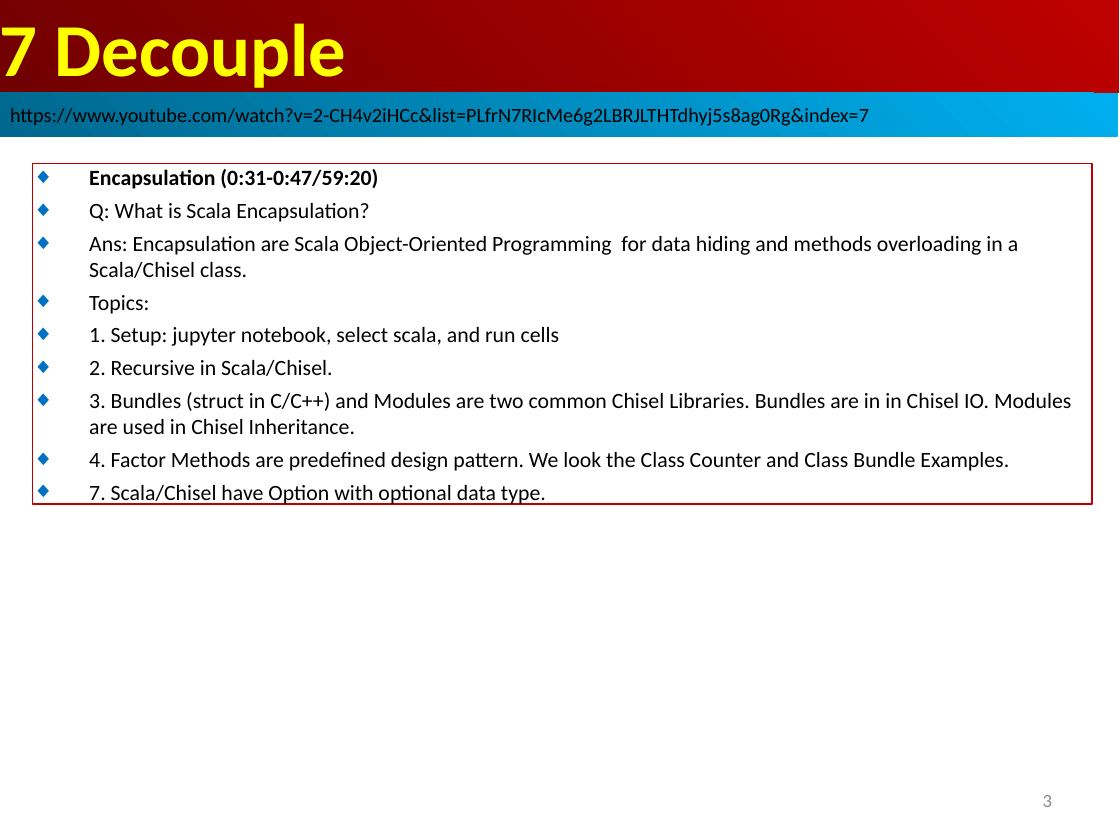
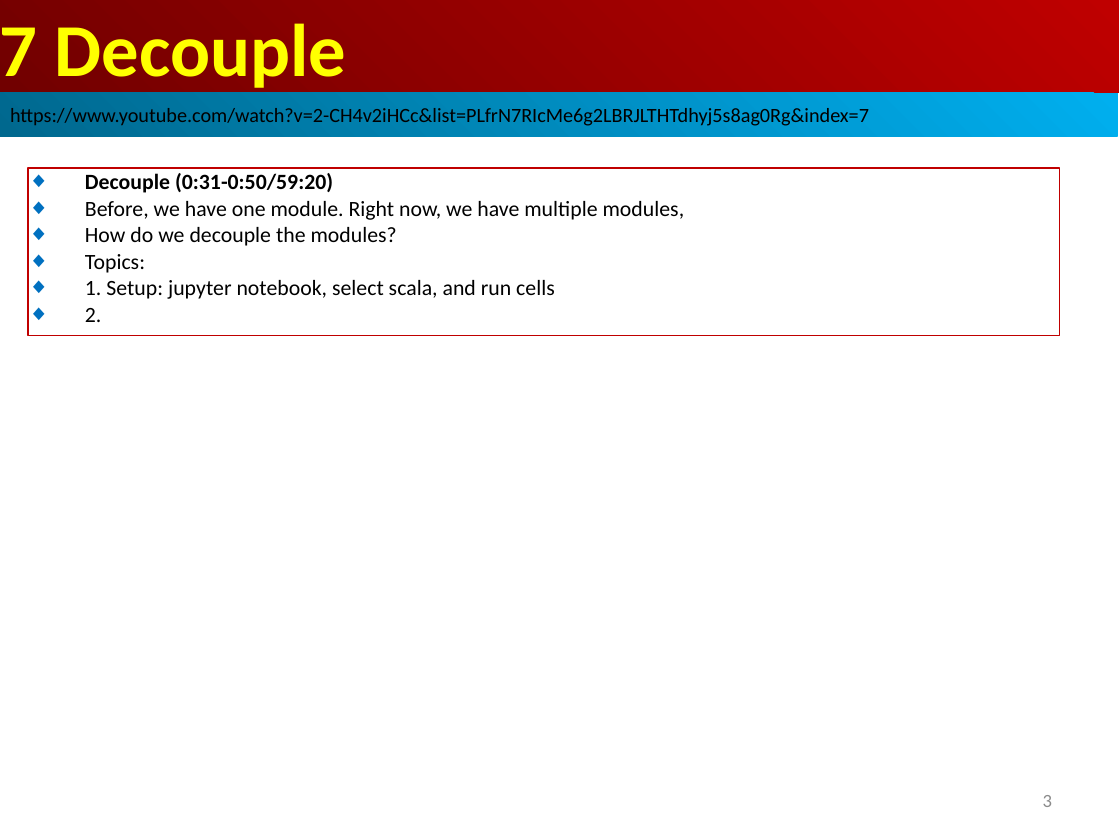
Before and after one commit to peterhchen/AIU_CS800_Chisel, a slide deck: slide 3 of 500_UCSC_HWD/007_Decoup/000_Video/007.Decoup.ppt. Drawn at 1120x840 pixels with LibreOffice and Linux fonts; fonts in the diff are those of the drawing. Boxes give left, top, right and bottom in pixels: in the first picture for what was removed or moved away, otherwise in the second. Text is boxed around its words. In the diff, an @@ line names an element or a change of style, - is before the commit and + after.

```diff
--- a/500_UCSC_HWD/007_Decoup/000_Video/007.Decoup.ppt
+++ b/500_UCSC_HWD/007_Decoup/000_Video/007.Decoup.ppt
@@ rectangle added at (x1=28, y1=168, x2=1060, y2=336), outline #C00000 0.74 pt, 14 pt, text #000000 @@
+◆ Decouple (0:31-0:50/59:20)
+◆ Before, we have one module. Right now, we have multiple modules,
+◆ How do we decouple the modules?
+◆ Topics:
+◆ 1. Setup: jupyter notebook, select scala, and run cells
+◆ 2.
@@ rectangle removed at (x1=32, y1=164, x2=1092, y2=504) @@
-◆ Encapsulation (0:31-0:47/59:20)
-◆ Q: What is Scala Encapsulation?
-◆ Ans: Encapsulation are Scala Object-Oriented Programming for data hiding and methods overloading in a Scala/Chisel class.
-◆ Topics:
-◆ 1. Setup: jupyter notebook, select scala, and run cells
-◆ 2. Recursive in Scala/Chisel.
-◆ 3. Bundles (struct in C/C++) and Modules are two common Chisel Libraries. Bundles are in in Chisel IO. Modules are used in Chisel Inheritance.
-◆ 4. Factor Methods are predefined design pattern. We look the Class Counter and Class Bundle Examples.
-◆ 7. Scala/Chisel have Option with optional data type.
```
Also in this commit, not shown: 4 other slides changed, 7 slides added, 1 slide removed.
